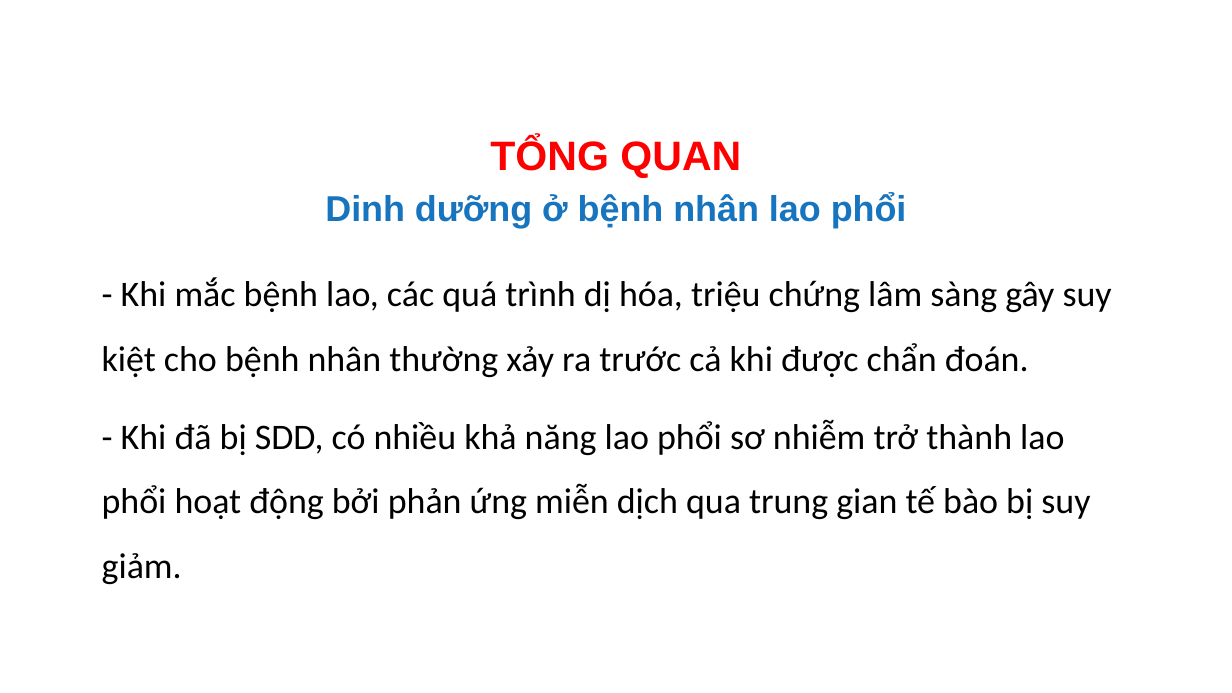
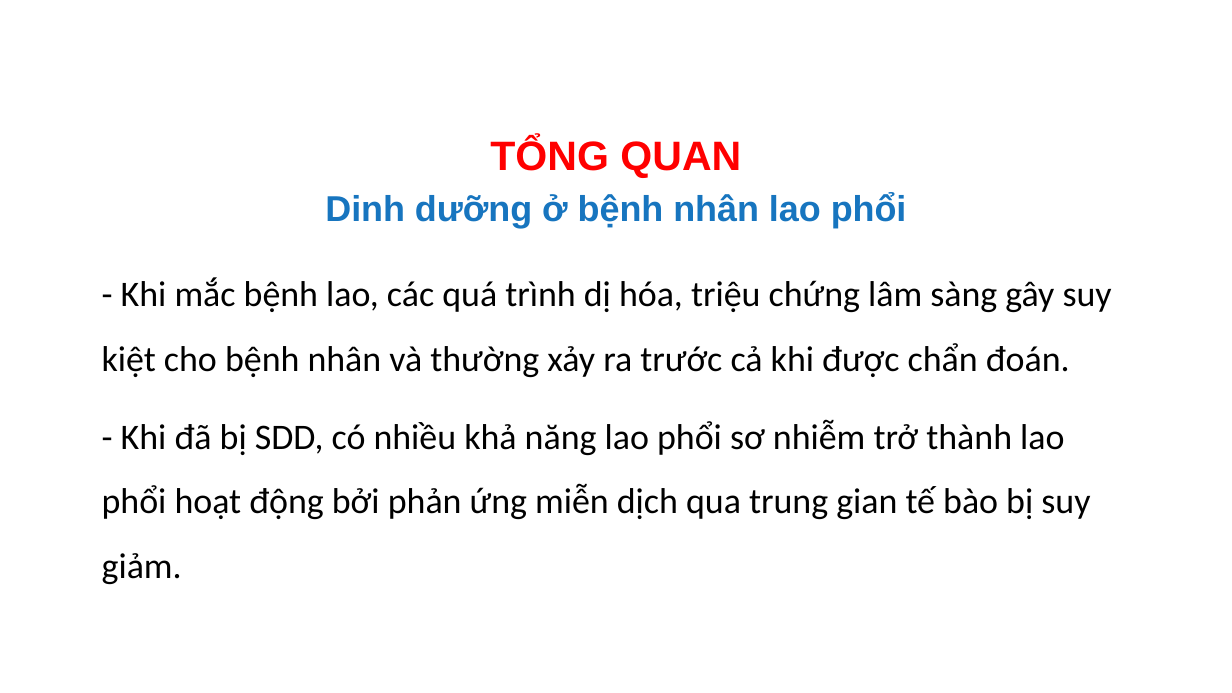
Before and after one commit to MedPocket/HPMUGraduation-thesis, a slide deck: slide 6 of Thuc-trang-va-mot-so-yeu-to-lien-quan-dinh-duong-BN-lao-phoi_Nhat-Nguyen.pptx. Drawn at 1232x693 pixels with LibreOffice and Linux fonts; fonts in the diff are those of the drawing; background and template pictures are left out. Boxes give left, top, right and bottom in pixels: in the first picture for what was removed or moved away, otherwise in the second. Text is boxed around its words. In the diff, an @@ line names an element or a change of style, - is before the commit and + after.

```diff
--- a/Thuc-trang-va-mot-so-yeu-to-lien-quan-dinh-duong-BN-lao-phoi_Nhat-Nguyen.pptx
+++ b/Thuc-trang-va-mot-so-yeu-to-lien-quan-dinh-duong-BN-lao-phoi_Nhat-Nguyen.pptx
@@ text at <box>102,277,1112,377</box>: text changed @@
-- Khi mắc bệnh lao, các quá trình dị hóa, triệu chứng lâm sàng gây suy kiệt cho bệnh nhân thường xảy ra trước cả khi được chẩn đoán.
+- Khi mắc bệnh lao, các quá trình dị hóa, triệu chứng lâm sàng gây suy kiệt cho bệnh nhân và thường xảy ra trước cả khi được chẩn đoán.
```
Also in this commit, not shown: 2 other slides changed, 1 slide removed, 1 other file.
